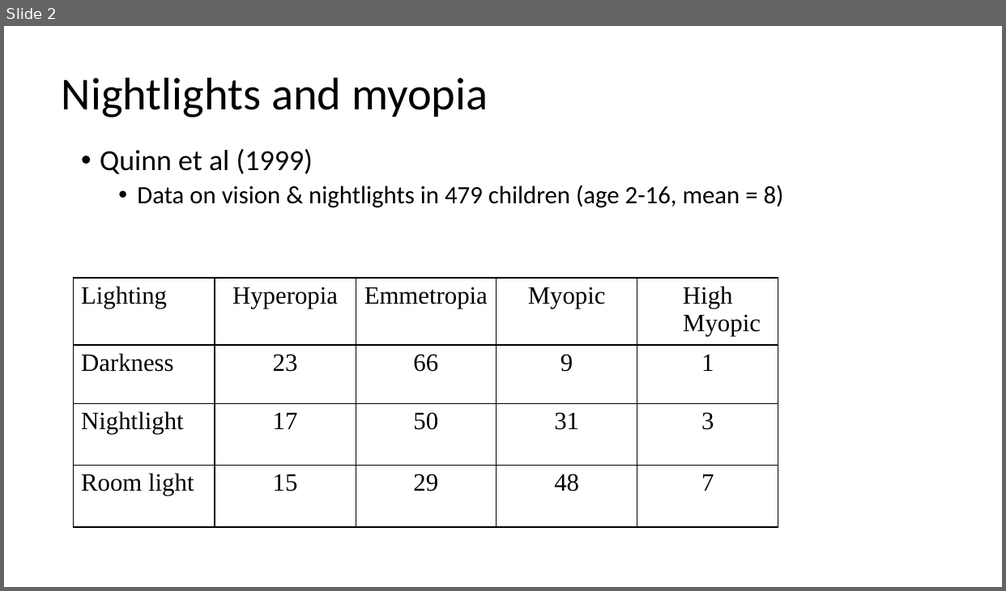
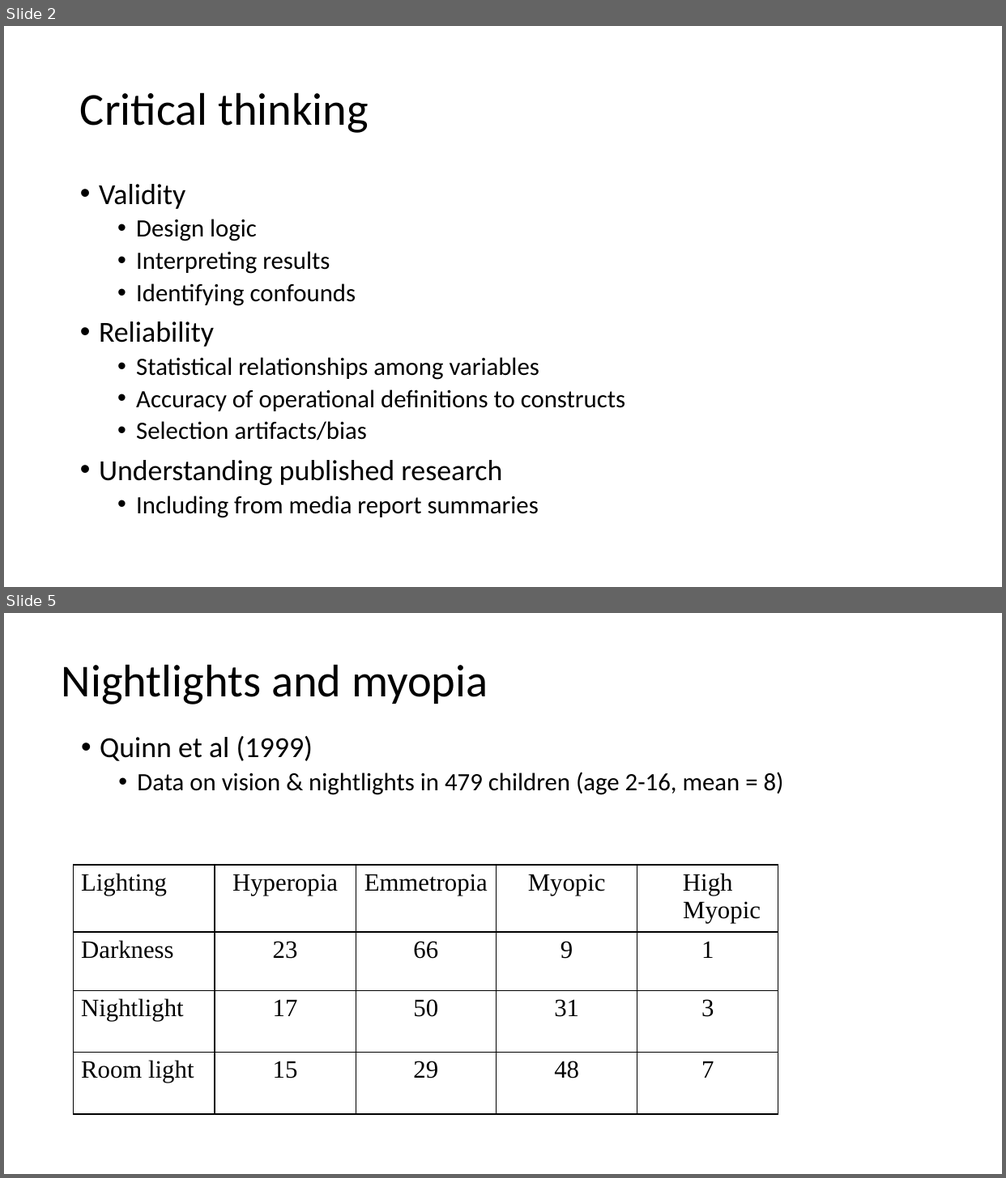
Before and after one commit to preber/Research-Methods, a slide deck: Class Slides 2024/Class 2.pptx. Shown one above the other, each under a label of ours: slide 2 before the commit, slides 2 and 5 after it; the slides between them are not shown. The pictures are 1006x591 and 1006x1178 pixels, drawn with LibreOffice and Linux fonts; fonts in the diff are those of the drawing. Boxes give left, top, right and bottom in pixels: in the first picture for what was removed or moved away, otherwise in the second. Text is boxed around its words. In the diff, an @@ line names an element or a change of style, - is before the commit and + after.

```diff
--- a/Class Slides 2024/Class 2.pptx
+++ b/Class Slides 2024/Class 2.pptx
@@ slide 2 added at box(4, 26, 1002, 587), background #FFFFFF @@
@@ title added at box(80, 92, 368, 133), 44 pt, text #000000 @@
+Critical thinking
@@ text added at box(99, 184, 625, 518), 24 pt, text #000000 @@
+• Validity
+  • Design logic
+  • Interpreting results
+  • Identifying confounds
+• Reliability
+  • Statistical relationships among variables
+  • Accuracy of operational definitions to constructs
+  • Selection artifacts/bias
+• Understanding published research
+  • Including from media report summaries
@@ what was slide 2 is now slide 5 @@
```
Also in this commit, not shown: 1 slide changed, 2 other slides added, 37 other files.
